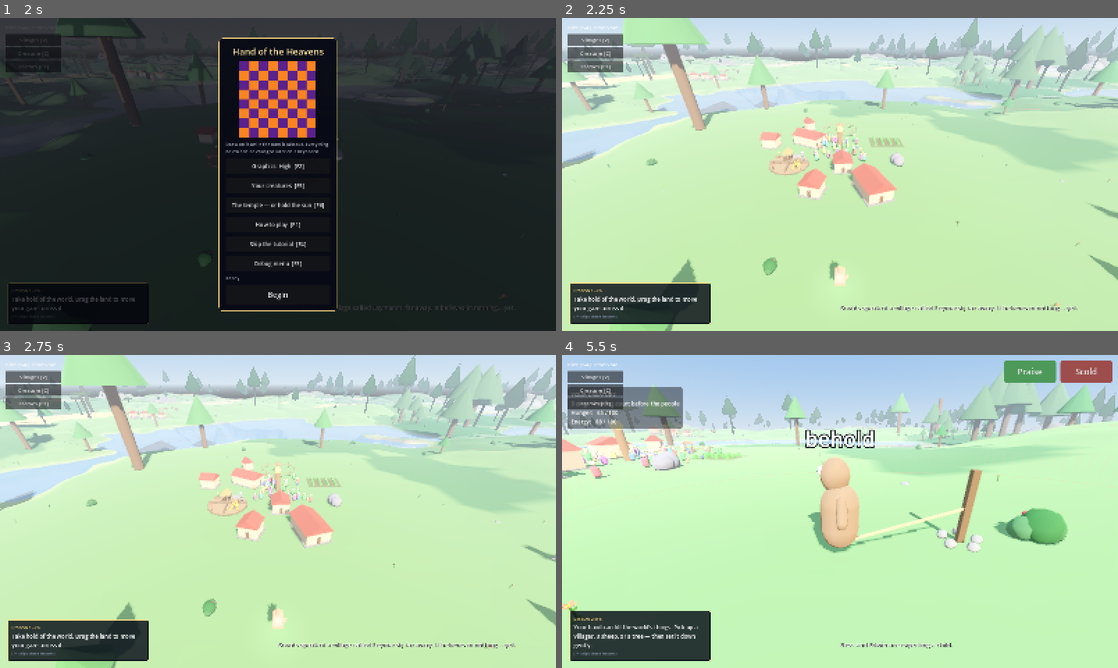
Above: before the commit, frames 1-4 (two rows, left to right).
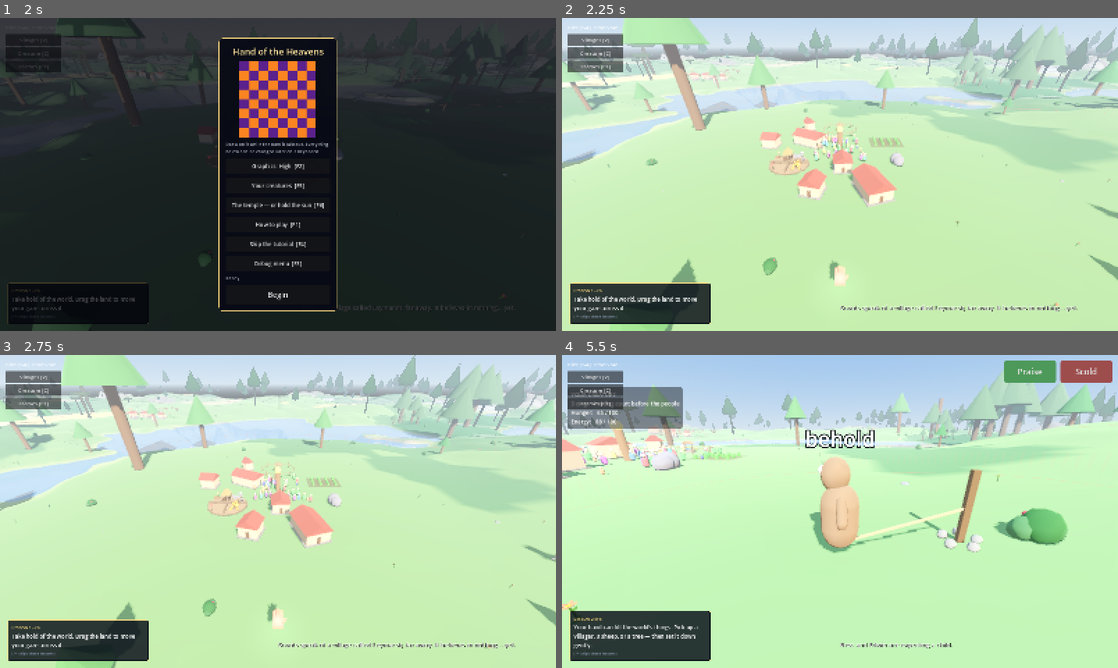
Above: after the commit, the same moments.

Repository: tjloman/tjloman
Game: Godot game, scene res://scenes/main.tscn
Same seed, same stepped clock (60 frames per second), same inputs: the game is played once before the commit and once after it.
Inputs (mouse positions are in pixels of both pictures, inside the frame that each line leads up to):
- Up to frame 1 (2 s): click (239, 183) at 0.52 s; type "Alex" at 0.6 s; click "Begin" at 1.25 s
- Up to frame 2 (2.25 s): click "Begin" at 2 s
- Up to frame 3 (2.75 s): no input
- Up to frame 4 (5.5 s): tap Enter at 2.75 s; move the mouse to (962, 495) at 2.77 s; hold Right 2.78-3.5 s; hold S (cam_back) 2.78-3.5 s; click (962, 495) at 2.92 s; drag from (728, 527) to (812, 574) at 3.52 s; click "Creature [C]" at 4.25 s; move the mouse to (895, 442) at 5.02 s; hold Right from 5.03 s (still down); hold A (cam_left) from 5.03 s (still down)

Frame 1 is identical in both runs. In frame 2, less than 0.1% of the frame differs, in the area x 28-53%, y 18-44%; in frame 3, less than 0.1%; in frame 4, 0.2%, in the area x 3-52%, y 23-54%.

Commit message:
Villagers wade out when a pond fills over them
A crowd drawn to watch fireblasts stood in the dry pit, a deluge filled
it over them, and they stood on, drowning, down to a tenth of their
health. Routing keeps a walker out of water, but somebody standing at
prayer or work is not walking and asked nothing.

The drowning tick now calls Wading.out for anyone not already running:
it picks the shallowest of eight headings three metres out (water is
level, so shallowest is shoreward), sets FLEE that way and lifts the
Spool latch so they move at once. Its own file keeps villager.gd's
headroom over a hundred lines.

tools/drowning.py checks the call, the latch and the shallow-side
search; both breaks caught.

Co-Authored-By: Claude Opus 5.5 <noreply@anthropic.com>
Claude-Session: https://claude.ai/code/session_01NqBKfyc5c6bViy6kUi2S7P

Diff:
--- a/scripts/villager/villager.gd
+++ b/scripts/villager/villager.gd
@@ -2036,6 +2036,12 @@
 				return    # out of the water and away home: no slow drowning to watch
 			if burning:
 				extinguish()  # water douses the flames, but the drowning goes on
+			# THE WATER CAME TO THEM. Walking INTO water is routed round (see
+			# NavField.water_route), but only a body that is walking asks: a
+			# crowd stood praying in a dry pit when a deluge filled it, and
+			# prayed on up to their necks until they were nearly dead.
+			if state != State.FLEE:
+				Wading.out(self, world)
 			health -= HAZARD_RATE * delta
 			if health <= 0.0:
 				enter_dying()
--- /dev/null
+++ b/scripts/villager/wading.gd
@@ -0,0 +1,33 @@
+class_name Wading
+extends RefCounted
+## WHEN THE WATER COMES TO THEM.
+##
+## Walking INTO water is routed round (see NavField.water_route), but only a
+## body that is walking asks. A crowd stood watching in a dry pit the god had
+## blasted, a deluge filled it over them, and they stood on up to their necks
+## until they were nearly dead. Villager._tick_hazards calls this the moment
+## somebody who is not already running takes drowning damage.
+
+
+## OUT, by the shallowest way. The water is level, so shallowest is uphill is
+## shoreward — the same rule NavField._least_bad walks by, which the FLEE arm's
+## own routing then keeps to, since it is already standing in the water.
+static func out(who: Villager, world: WorldGen) -> void:
+	var here := who.global_position
+	var best := Vector3.FORWARD
+	var shallowest := INF
+	for i in 8:
+		var a := TAU * float(i) / 8.0
+		var way := Vector3(cos(a), 0.0, sin(a))
+		var x := here.x + way.x * 3.0
+		var z := here.z + way.z * 3.0
+		var deep := world.water_level_at(x, z) - world.height_at(x, z)
+		if deep < shallowest:
+			shallowest = deep
+			best = way
+	who._dismount()
+	who.state = Villager.State.FLEE
+	who._flee_from = here - best * 5.0
+	who._action_time = Villager.FRIGHT_SECONDS
+	who._decision_due = false        # out NOW, not when the line reaches them
+	who._pitch_body(0.0)
Not shown, changed: tools/drowning.py
